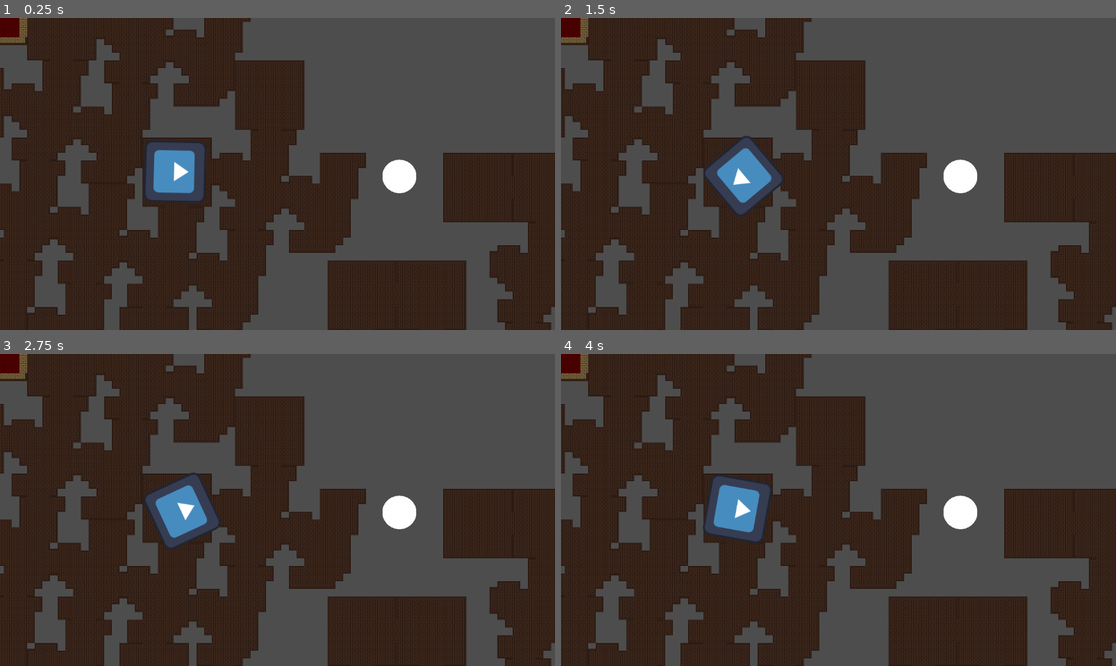
Above: before the commit, frames 1-4 (two rows, left to right).
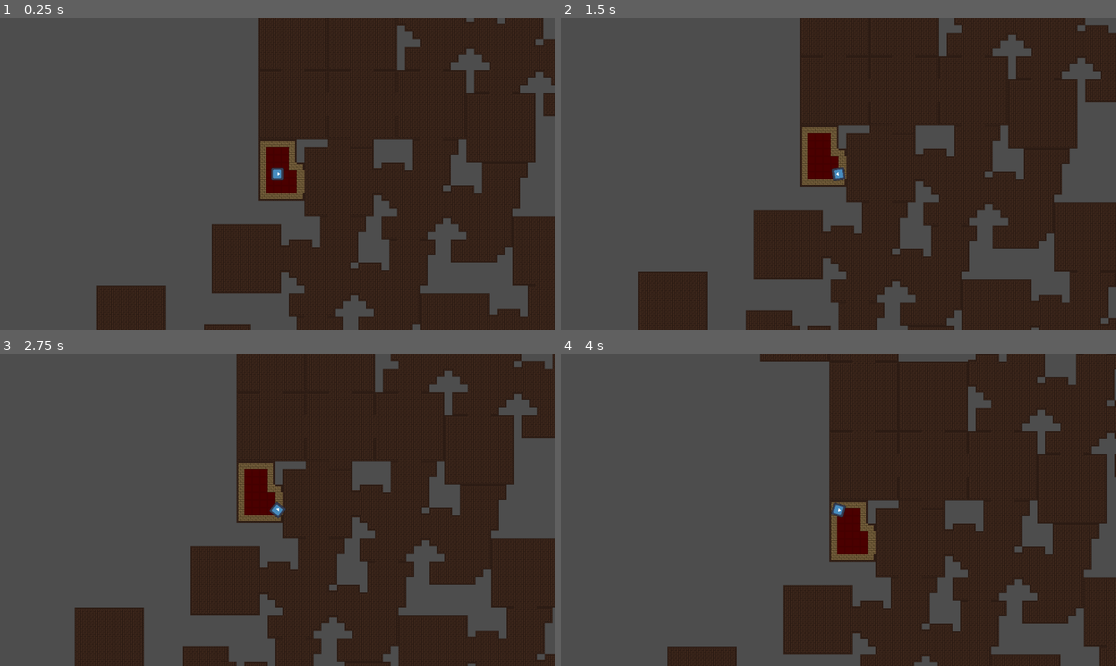
Above: after the commit, the same moments.

Repository: Rodrikk834/etromaton
Game: Godot game, scene res://scenes/main scene.tscn
Same seed, same stepped clock (60 frames per second), same inputs: the game is played once before the commit and once after it. The engine's default icon, where the game draws it, is replaced by a stand-in: a white triangle on a blue panel in a dark square.
Inputs (mouse positions are in pixels of both pictures, inside the frame that each line leads up to):
- Up to frame 1 (0.25 s): no input
- Up to frame 2 (1.5 s): tap Enter at 0.5 s; move the mouse to (960, 158) at 0.52 s; hold D (move_right) 0.53-1.28 s; tap E (interact) at 0.6 s; tap Space at 1.25 s; move the mouse to (727, 189) at 1.27 s; hold S (move_down) from 1.28 s (still down); click (727, 189) at 1.35 s
- Up to frame 3 (2.75 s): tap Enter at 2 s; move the mouse to (333, 441) at 2.02 s; release S (move_down) at 2.03 s; hold D (move_right) from 2.03 s (still down); tap E (interact) at 2.1 s
- Up to frame 4 (4 s): tap Space at 2.75 s; move the mouse to (810, 572) at 2.77 s; release D (move_right) at 2.78 s; hold W (move_up) 2.78-3.53 s; click (810, 572) at 2.85 s; move the mouse to (1005, 556) at 3.52 s; hold A (move_left) from 3.53 s (still down); tap E (interact) at 3.6 s

The runs differ from the first frame. In frame 1, 66% of the frame differs, in the area x 0-100%, y 0-100%; in frame 2, 64%; in frame 3, 64%; in frame 4, 68%.

Commit message:
merge commit con torrux

Diff:
--- a/scenes/main scene.tscn
+++ b/scenes/main scene.tscn
@@ -37,8 +37,9 @@
 [node name="walls" type="TileMapLayer" parent="rooms" unique_id=1969529535]
 position = Vector2(-8, -8)
 tile_set = ExtResource("3_ijdfw")
+
 [node name="Player" type="CharacterBody2D" parent="." unique_id=1272999153]
-position = Vector2(359, 319)
+scale = Vector2(0.2, 0.2)
 script = ExtResource("2_ijdfw")
 bullet_scene = ExtResource("3_esn7u")
 
@@ -58,6 +59,9 @@
 [node name="ShootPos" type="Node2D" parent="Player" unique_id=158454658]
 position = Vector2(89, -1)
 
+[node name="Camera2D" type="Camera2D" parent="Player" unique_id=1317023274]
+scale = Vector2(5, 5)
+
 [node name="Item" type="Area2D" parent="." unique_id=424996310]
 position = Vector2(833, 325)
 script = ExtResource("4_jb6a7")
Not shown: 1 places in scenes/main scene.tscn that only renumber resources
